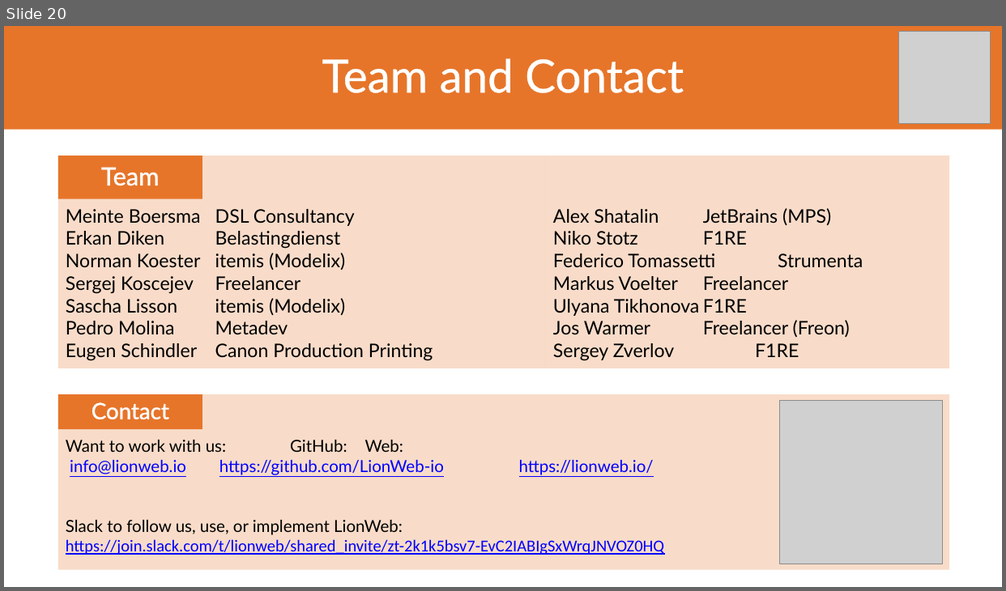
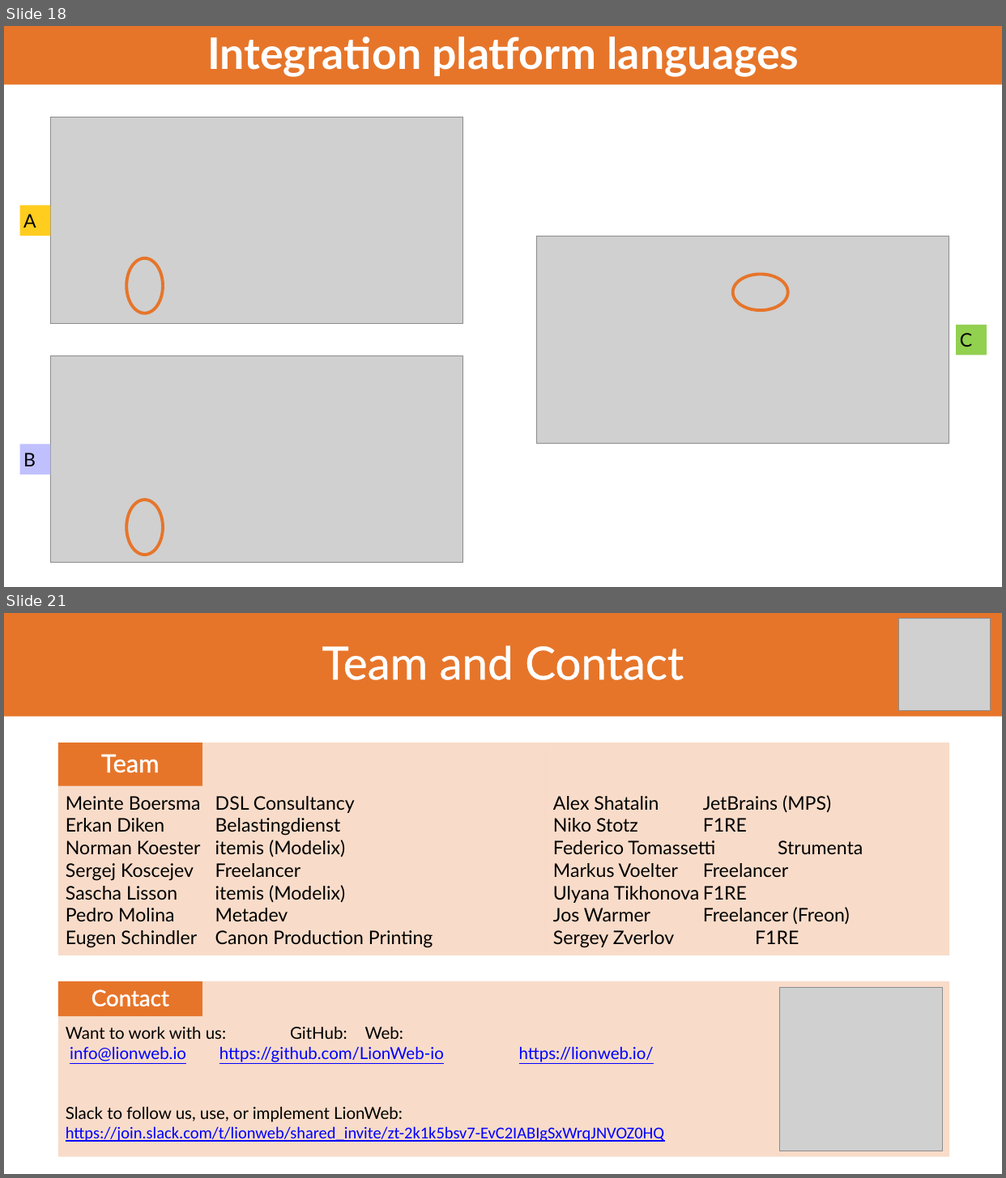
Before and after one commit to LionWeb-io/specification, a slide deck: conference-talks/LangDev/2026/LangDev 2026 Talk.pptx. Shown one above the other, each under a label of ours: slide 20 before the commit, slides 18 and 21 after it; the slides between them are not shown. The pictures are 1006x591 and 1006x1178 pixels, drawn with LibreOffice and Linux fonts; fonts in the diff are those of the drawing; grey boxes stand for pictures; background and template pictures are left out. Boxes give left, top, right and bottom in pixels: in the first picture for what was removed or moved away, otherwise in the second. Text is boxed around its words. In the diff, an @@ line names an element or a change of style, - is before the commit and + after.

```diff
--- a/conference-talks/LangDev/2026/LangDev 2026 Talk.pptx
+++ b/conference-talks/LangDev/2026/LangDev 2026 Talk.pptx
@@ slide 18 added at (4,26,1002,587), background #FFFFFF @@
@@ title added at (4,26,1002,85), fill #E6752A, 41.8 pt, text #FFFFFF, bold @@
+Integration platform languages
@@ picture added at (50,117,463,323) @@
@@ rectangle added at (19,206,50,237), fill #FFCD1E, 18 pt, text #000000 @@
+A
@@ picture added at (537,237,949,443) @@
@@ ellipse added at (127,258,163,314), outline #E6752A 3 pt @@
@@ ellipse added at (733,275,789,310), outline #E6752A 3 pt @@
@@ rectangle added at (957,325,987,356), fill #92D050, 18 pt, text #000000 @@
+C
@@ picture added at (50,356,463,563) @@
@@ rectangle added at (19,445,50,476), fill #C0C0FF, 18 pt, text #000000 @@
+B
@@ ellipse added at (127,500,163,555), outline #E6752A 3 pt @@
@@ what was slide 20 is now slide 21 @@
```
Also in this commit, not shown: 2 other slides added, 2 slides removed, 1 other file.
